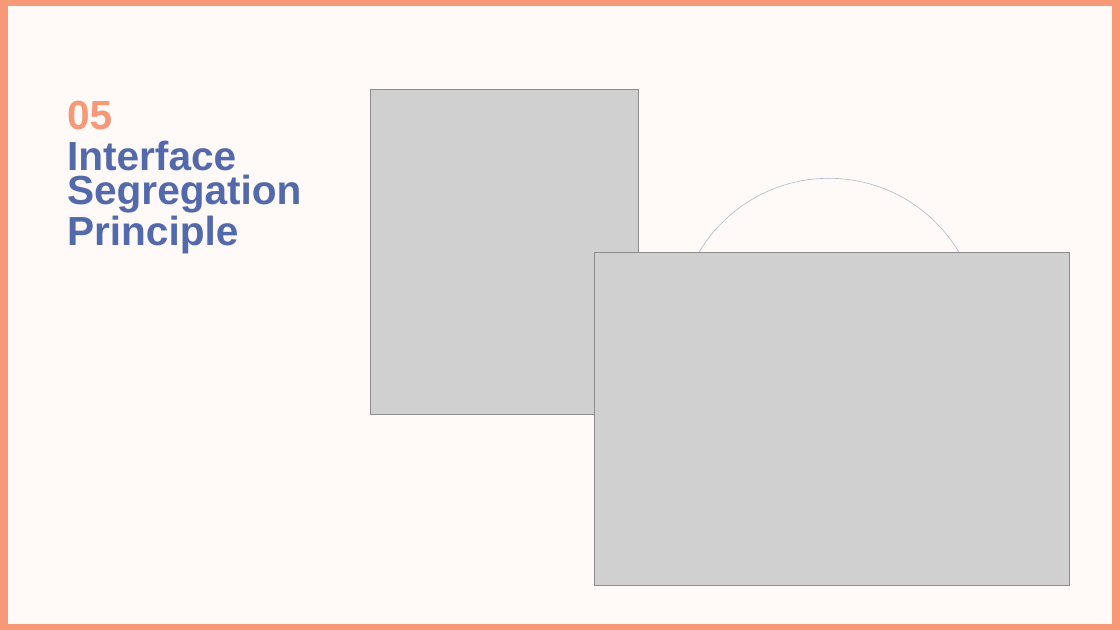
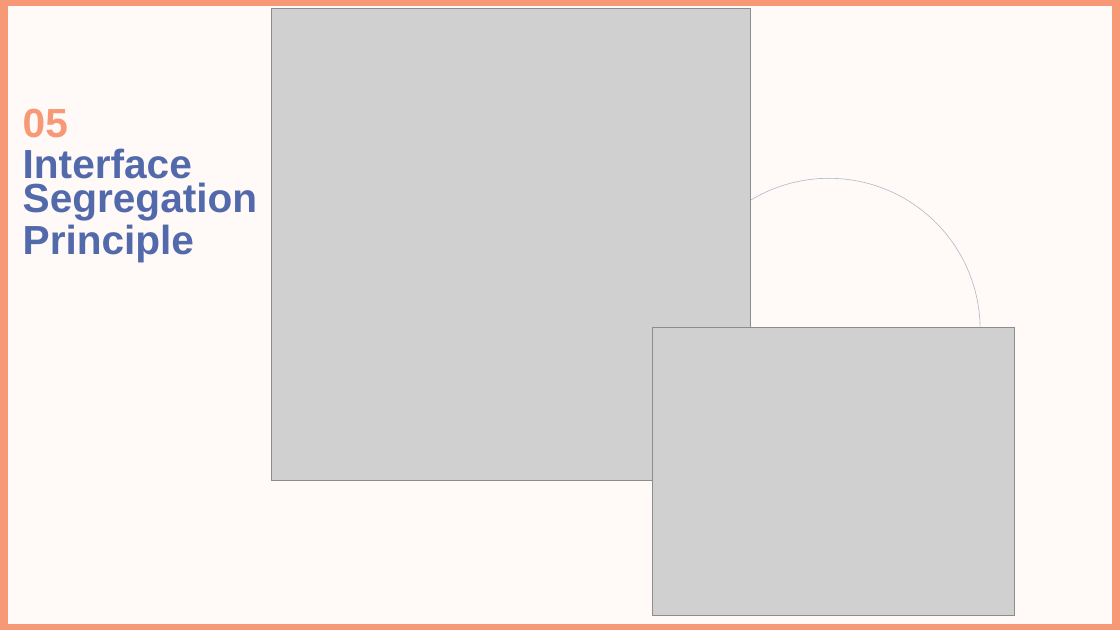
Before and after one commit to ahmedhammad111/SWE, a slide deck: slide 45 of SWE.pptx (slide 43 before the commit). Drawn at 1120x630 pixels with LibreOffice and Linux fonts; fonts in the diff are those of the drawing; grey boxes stand for pictures; background and template pictures are left out. Boxes give left, top, right and bottom in pixels: in the first picture for what was removed or moved away, otherwise in the second. Text is boxed around its words. In the diff, an @@ line names an element or a change of style, - is before the commit and + after.

```diff
--- a/SWE.pptx
+++ b/SWE.pptx
@@ picture added at (x1=271, y1=8, x2=751, y2=481) @@
@@ text "05" moved from (x1=67, y1=100, x2=301, y2=253) to (x1=23, y1=108, x2=257, y2=261) @@
@@ picture removed at (x1=371, y1=90, x2=638, y2=415) @@
@@ picture resized from (x1=595, y1=252, x2=1070, y2=586) to (x1=653, y1=328, x2=1015, y2=616) @@
```
Also in this commit, not shown: 27 other slides changed, 3 slides added, 2 slides removed, 3 other files.
